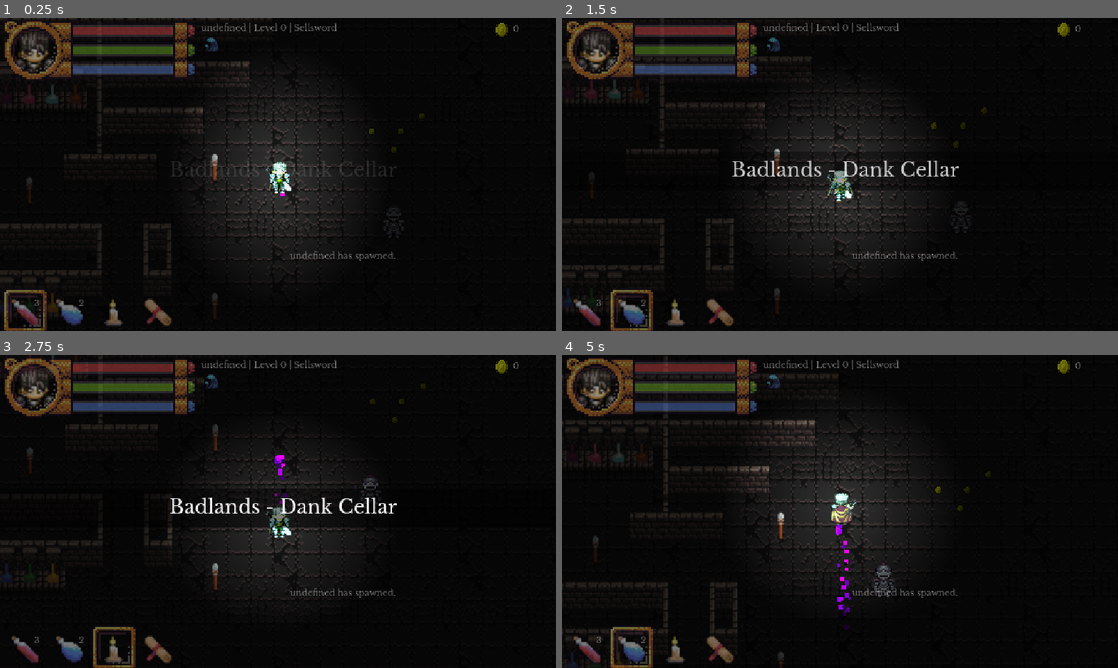
Above: before the commit, frames 1-4 (two rows, left to right).
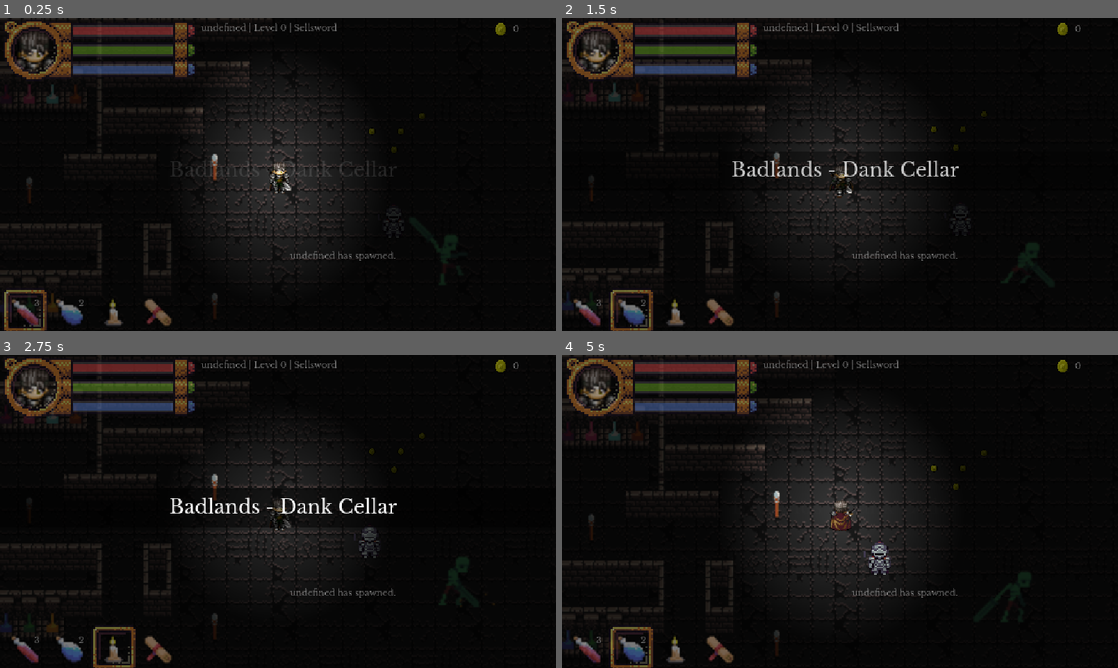
Above: after the commit, the same moments.

Repository: bbm-games/dankcryptic
Game: Godot game, scene res://game.tscn
The game is run twice, just before and just after one commit, with the same random seed, the same clock (stepped at 60 frames per second) and the same inputs. This scene is started directly instead of the project's main scene.
Inputs (mouse positions are in pixels of both pictures, inside the frame that each line leads up to):
- Up to frame 1 (0.25 s): no input
- Up to frame 2 (1.5 s): move the mouse to (962, 158) at 0.52 s; press the mouse at (962, 158) at 0.53 s; hold Right (item_right) 0.53-1.28 s; right-click (962, 158) at 0.8 s; move the mouse to (728, 190) at 1.27 s; release the mouse at (728, 190) at 1.28 s; hold S (walk_down) from 1.28 s (still down); right-click (728, 190) at 1.35 s
- Up to frame 3 (2.75 s): tap E (chat) at 1.55 s; move the mouse to (333, 442) at 2.02 s; release S (walk_down) at 2.03 s; hold Right (item_right) from 2.03 s (still down); hold E (chat) from 2.03 s (still down); click (333, 442) at 2.3 s
- Up to frame 4 (5 s): move the mouse to (812, 574) at 2.77 s; release Right (item_right) at 2.78 s; release E (chat) at 2.78 s; hold W (walk_up) 2.78-3.53 s; click (812, 574) at 2.85 s; right-click (812, 574) at 3.05 s; move the mouse to (1006, 558) at 3.52 s; hold Right mouse button (block) 3.53-4.28 s; hold Left (item_left) from 3.53 s (still down); tap E (chat) at 3.8, 4.35 s; move the mouse to (673, 464) at 4.27 s; click (673, 464) at 4.55 s

The runs differ from the first frame. In frame 1, 0.5% of the frame differs, in the area x 36-92%, y 1-85%; in frame 2, 2.8%; in frame 3, 3.6%; in frame 4, 6.0%, in the area x 0-92%, y 0-100%.

Commit message:
finally gworking on combat

Diff:
--- a/dungeon.tscn
+++ b/dungeon.tscn
@@ -9,6 +9,10 @@
 [ext_resource type="AudioStream" uid="uid://dl3p5p2c3jhh2" path="res://assets/sounds/chat.wav" id="6_q2qxw"]
 [ext_resource type="Script" path="res://goldPiece.gd" id="8_4flet"]
 [ext_resource type="Texture2D" uid="uid://c8jpbf2bhxlq6" path="res://assets/coin.png" id="8_rpth0"]
+[ext_resource type="Texture2D" uid="uid://byfym0ukednyd" path="res://assets/undead/undead_idle_sheet.png" id="11_5t43f"]
+[ext_resource type="Script" path="res://enemy.gd" id="11_hi2bv"]
+[ext_resource type="Texture2D" uid="uid://b52ysywplg4s5" path="res://assets/undead/undead_attack_sheet.png" id="12_xqjnf"]
+[ext_resource type="Texture2D" uid="uid://dwuqfcxb3u8jo" path="res://assets/undead/undead_walk_sheet.png" id="13_ykib3"]
 [ext_resource type="Texture2D" uid="uid://dtcm1ghr12nia" path="res://assets/DarkDungeon.png" id="DarkDungeon"]
 
 [sub_resource type="PhysicsMaterial" id="PhysicsMaterial_gdev4"]
@@ -395,13 +399,139 @@
 radius = 3.0
 height = 6.0
 
+[sub_resource type="Animation" id="Animation_ltjhe"]
+length = 0.001
+tracks/0/type = "value"
+tracks/0/imported = false
+tracks/0/enabled = true
+tracks/0/path = NodePath("idle:frame")
+tracks/0/interp = 1
+tracks/0/loop_wrap = true
+tracks/0/keys = {
+"times": PackedFloat32Array(0),
+"transitions": PackedFloat32Array(1),
+"update": 1,
+"values": [0]
+}
+tracks/1/type = "value"
+tracks/1/imported = false
+tracks/1/enabled = true
+tracks/1/path = NodePath("attack:frame")
+tracks/1/interp = 1
+tracks/1/loop_wrap = true
+tracks/1/keys = {
+"times": PackedFloat32Array(0),
+"transitions": PackedFloat32Array(1),
+"update": 1,
+"values": [0]
+}
+tracks/2/type = "value"
+tracks/2/imported = false
+tracks/2/enabled = true
+tracks/2/path = NodePath("walk:frame")
+tracks/2/interp = 1
+tracks/2/loop_wrap = true
+tracks/2/keys = {
+"times": PackedFloat32Array(0),
+"transitions": PackedFloat32Array(1),
+"update": 1,
+"values": [0]
+}
+tracks/3/type = "value"
+tracks/3/imported = false
+tracks/3/enabled = true
+tracks/3/path = NodePath("hitBox/CollisionShape2D:disabled")
+tracks/3/interp = 1
+tracks/3/loop_wrap = true
+tracks/3/keys = {
+"times": PackedFloat32Array(0),
+"transitions": PackedFloat32Array(1),
+"update": 1,
+"values": [false]
+}
+
+[sub_resource type="Animation" id="Animation_kg0tn"]
+resource_name = "attack"
+loop_mode = 1
+tracks/0/type = "value"
+tracks/0/imported = false
+tracks/0/enabled = true
+tracks/0/path = NodePath("attack:frame")
+tracks/0/interp = 1
+tracks/0/loop_wrap = true
+tracks/0/keys = {
+"times": PackedFloat32Array(0, 1),
+"transitions": PackedFloat32Array(1, 1),
+"update": 0,
+"values": [0, 19]
+}
+tracks/1/type = "value"
+tracks/1/imported = false
+tracks/1/enabled = true
+tracks/1/path = NodePath("hitBox/CollisionShape2D:disabled")
+tracks/1/interp = 1
+tracks/1/loop_wrap = true
+tracks/1/keys = {
+"times": PackedFloat32Array(0.4, 0.7),
+"transitions": PackedFloat32Array(1, 1),
+"update": 1,
+"values": [false, true]
+}
+
+[sub_resource type="Animation" id="Animation_23mgi"]
+resource_name = "idle"
+loop_mode = 1
+tracks/0/type = "value"
+tracks/0/imported = false
+tracks/0/enabled = true
+tracks/0/path = NodePath("idle:frame")
+tracks/0/interp = 1
+tracks/0/loop_wrap = true
+tracks/0/keys = {
+"times": PackedFloat32Array(0, 1),
+"transitions": PackedFloat32Array(1, 1),
+"update": 0,
+"values": [0, 17]
+}
+
+[sub_resource type="Animation" id="Animation_ohu8y"]
+resource_name = "walk"
+loop_mode = 1
+tracks/0/type = "value"
+tracks/0/imported = false
+tracks/0/enabled = true
+tracks/0/path = NodePath("walk:frame")
+tracks/0/interp = 1
+tracks/0/loop_wrap = true
+tracks/0/keys = {
+"times": PackedFloat32Array(0, 1),
+"transitions": PackedFloat32Array(1, 1),
+"update": 0,
+"values": [0, 19]
+}
+
+[sub_resource type="AnimationLibrary" id="AnimationLibrary_tn0ai"]
+_data = {
+"RESET": SubResource("Animation_ltjhe"),
+"attack": SubResource("Animation_kg0tn"),
+"idle": SubResource("Animation_23mgi"),
+"walk": SubResource("Animation_ohu8y")
+}
+
+[sub_resource type="RectangleShape2D" id="RectangleShape2D_1vcpq"]
+size = Vector2(14, 10)
+
+[sub_resource type="CapsuleShape2D" id="CapsuleShape2D_nntj8"]
+radius = 8.08012
+height = 33.6147
+
 [node name="Node2D" type="Node2D"]
+y_sort_enabled = true
 script = ExtResource("1_bdp4a")
 
 [node name="dungeon" type="TileMap" parent="."]
 modulate = Color(0.196078, 0.196078, 0.196078, 1)
 z_index = 1
-y_sort_enabled = true
 position = Vector2(-93, -44)
 scale = Vector2(1.5, 1.5)
 tile_set = SubResource("TileSet_0")
@@ -524,9 +654,54 @@
 scale = Vector2(0.01, 0.01)
 texture = ExtResource("8_rpth0")
 
+[node name="enemy" type="CharacterBody2D" parent="."]
+modulate = Color(0.164706, 0.164706, 0.164706, 1)
+z_index = 3
+y_sort_enabled = true
+position = Vector2(477, 268)
+scale = Vector2(2, 2)
+script = ExtResource("11_hi2bv")
+
+[node name="AnimationPlayer" type="AnimationPlayer" parent="enemy"]
+autoplay = "idle"
+libraries = {
+"": SubResource("AnimationLibrary_tn0ai")
+}
+
+[node name="idle" type="Sprite2D" parent="enemy"]
+visible = false
+position = Vector2(1, -15)
+texture = ExtResource("11_5t43f")
+hframes = 18
+
+[node name="attack" type="Sprite2D" parent="enemy"]
+position = Vector2(1, -15)
+texture = ExtResource("12_xqjnf")
+hframes = 20
+
+[node name="walk" type="Sprite2D" parent="enemy"]
+visible = false
+position = Vector2(1, -15)
+texture = ExtResource("13_ykib3")
+hframes = 20
+
+[node name="CollisionShape2D" type="CollisionShape2D" parent="enemy"]
+position = Vector2(1, -5)
+shape = SubResource("RectangleShape2D_1vcpq")
+
+[node name="hitBox" type="Area2D" parent="enemy"]
+visible = false
+collision_mask = 4
+
+[node name="CollisionShape2D" type="CollisionShape2D" parent="enemy/hitBox"]
+position = Vector2(13, -10.5)
+rotation = 2.61799
+shape = SubResource("CapsuleShape2D_nntj8")
+
 [connection signal="body_entered" from="npc1/npcBoundary" to="npc1" method="_on_npc_boundary_body_entered"]
 [connection signal="body_shape_exited" from="npc1/npcBoundary" to="npc1" method="_on_npc_boundary_body_shape_exited"]
 [connection signal="body_entered" from="goldPiece" to="goldPiece" method="_on_body_entered"]
 [connection signal="body_entered" from="goldPiece2" to="goldPiece2" method="_on_body_entered"]
 [connection signal="body_entered" from="goldPiece3" to="goldPiece3" method="_on_body_entered"]
 [connection signal="body_entered" from="goldPiece4" to="goldPiece4" method="_on_body_entered"]
+[connection signal="body_entered" from="enemy/hitBox" to="enemy" method="_on_hit_box_body_entered"]
--- /dev/null
+++ b/enemy.gd
@@ -0,0 +1,29 @@
+extends CharacterBody2D
+
+var main_game_node
+
+# Called when the node enters the scene tree for the first time.
+func _ready():
+	main_game_node = get_tree().get_root().get_node('Node2D')
+	showCertainSprite('attack')
+
+func showCertainSprite(name):
+	for child in get_children():
+		if child is Sprite2D:
+			child.hide()
+	get_node(name).show()
+	get_node('AnimationPlayer').play(name)
+
+# Called every frame. 'delta' is the elapsed time since the previous frame.
+func _process(delta):
+	pass
+
+func _physics_process(delta):
+	pass
+
+
+func _on_hit_box_body_entered(body):
+	#main_game_node.chatBoxAppend(str(body))
+	if body.has_method("take_damage"):
+		body.take_damage(20)
+	#main_game_node.chatBoxAppend('got clapped')
--- a/game.gd
+++ b/game.gd
@@ -17,6 +17,8 @@
 var health_bar_length
 var health_bar_height
 
+var health_target
+
 # player data
 var player_data
 
@@ -47,6 +49,7 @@
 var confused = false
 var block_held = false
 var attack_held = false
+var block_held_t_interval = 0
 
 var time_passed = 0.0
 var playerAnimationPlayer
@@ -157,6 +160,9 @@
 	# OPTIONAL: Give player all the armor items
 	#for item in all_armors:
 	#	player_data['inventory'].append(item['id'])
+
+	# set up this variable for smooth health bar transitions
+	health_target = player_data['current_health']
 
 	# set up the player inventory
 	update_player_inventory()
@@ -643,6 +649,7 @@
 	if event.is_action_pressed("block"):
 		if not attack_held:
 			block_held = true
+			block_held_t_interval = 0
 			get_node("player/shieldSoundPlayer").play()
 		else:
 			block_held = false
@@ -743,6 +750,8 @@
 		# show block shield
 		player_body.get_node("ShieldColorRect").show()
 		#chatBox.append_text("\n[i]Player is blocking.[/i]")
+		# start incrementing the time it's being held
+		block_held_t_interval += delta
 	else:
 		# hide block shield
 		player_body.get_node("ShieldColorRect").hide()
@@ -829,7 +838,8 @@
 	if collision_data:
 		chatBox.append_text("\n[i]Player has collided.[/i]")
 		var collider = collision_data.get_collider()
-		print(collider)
+		print("skele " + str(collider.position))
+		print("me " + str(player_body.position))
 
 		# if collision is a coin, delete the coin node and increment current gold
 		#collider.hit_coin.connect(hit_coin)
@@ -865,8 +875,13 @@
 	# redraw mana bar
 	mana_bar.set_size(Vector2(player_data['current_mana']/player_data['max_mana'] * mana_bar_length, mana_bar_height))
 
-	# redraw health bar
-	health_bar.set_size(Vector2(player_data['current_health']/player_data['max_health'] * health_bar_length, health_bar_height))
+	# redraw health bar in a smooth fashion using health target
+	var health_diff = health_target - player_data['current_health']
+	if health_diff > 0:
+		health_target -= 1
+	if health_diff < 0:
+		health_target += 1
+	health_bar.set_size(Vector2(health_target/player_data['max_health'] * health_bar_length, health_bar_height))
 
 	# natural status effect mitigation
 	# TODO: can adjust based on class
@@ -882,6 +897,19 @@
 	update_player_stats_tab()
 	update_player_summary_bar()
 
+# for removing health
+func subtractHealth(amount):
+	player_data['current_health'] -= amount
+	if player_data['current_health'] <= 0:
+		player_data['current_health'] = 0
+		player_data['is_dead'] = true
+		chatBoxAppend(player_data['name'] + " died.")
+
+
+# for when you want to output to the chatbox
+func chatBoxAppend(message):
+	chatBox.append_text("\n" + message)
+
 # for when you walk over coin
 func hit_coin():
 	# play coin collision sound
--- a/game.tscn
+++ b/game.tscn
@@ -16,13 +16,16 @@
 [ext_resource type="Shader" path="res://shield.gdshader" id="9_xiwt1"]
 [ext_resource type="AudioStream" uid="uid://dfkqxl7vx8ul2" path="res://assets/sounds/ui.wav" id="10_d3c5g"]
 [ext_resource type="Theme" uid="uid://bck6sugoxd40h" path="res://cryptic_theme.tres" id="10_kbx3o"]
+[ext_resource type="Script" path="res://player.gd" id="11_4aetu"]
 [ext_resource type="Shader" path="res://crt.gdshader" id="11_q0vo4"]
 [ext_resource type="AudioStream" uid="uid://b68m0eyu6s6gc" path="res://assets/sounds/shieldsound.wav" id="14_idgaw"]
 [ext_resource type="AudioStream" uid="uid://py6rar5tguch" path="res://assets/sounds/attacksound.wav" id="15_ewa8a"]
 [ext_resource type="Shader" path="res://fire.gdshader" id="16_5vwms"]
 [ext_resource type="AudioStream" uid="uid://v5srpkj6a8ui" path="res://assets/sounds/magic_attack.mp3" id="16_omwxg"]
 [ext_resource type="Shader" path="res://lightning.gdshader" id="17_s64by"]
+[ext_resource type="AudioStream" uid="uid://bpeyq6qhoc0s3" path="res://assets/sounds/RPG_Essentials_Free/10_Battle_SFX/15_Impact_flesh_02.wav" id="20_4wopq"]
 [ext_resource type="AudioStream" uid="uid://dpbyk5u4nr863" path="res://assets/sounds/coin.wav" id="20_e3m1t"]
+[ext_resource type="AudioStream" uid="uid://6s7thlqaga3i" path="res://assets/sounds/RPG_Essentials_Free/10_Battle_SFX/39_Block_03.wav" id="21_cbv0g"]
 
 [sub_resource type="Animation" id="Animation_lro5q"]
 length = 0.001
@@ -214,6 +217,44 @@
 shader_parameter/vignette_intensity = 0.4
 shader_parameter/vignette_opacity = 0.5
 
+[sub_resource type="Gradient" id="Gradient_4n1sk"]
+
+[sub_resource type="GradientTexture1D" id="GradientTexture1D_22ru1"]
+gradient = SubResource("Gradient_4n1sk")
+
+[sub_resource type="Gradient" id="Gradient_g51w6"]
+
+[sub_resource type="GradientTexture1D" id="GradientTexture1D_k4b0j"]
+gradient = SubResource("Gradient_g51w6")
+
+[sub_resource type="Curve" id="Curve_2uawe"]
+_data = [Vector2(0, 1), 0.0, 0.0, 0, 0, Vector2(1, 1), 0.0, 0.0, 0, 0]
+point_count = 2
+
+[sub_resource type="CurveTexture" id="CurveTexture_p8wt1"]
+curve = SubResource("Curve_2uawe")
+
+[sub_resource type="ParticleProcessMaterial" id="ParticleProcessMaterial_c0mhp"]
+emission_shape = 6
+emission_ring_axis = Vector3(0, 0, 1)
+emission_ring_height = 24.0
+emission_ring_radius = 24.0
+emission_ring_inner_radius = 23.0
+particle_flag_disable_z = true
+direction = Vector3(0, 0, 0)
+spread = 180.0
+gravity = Vector3(0, 200, 0)
+initial_velocity_min = 100.0
+initial_velocity_max = 150.0
+orbit_velocity_min = 0.0
+orbit_velocity_max = 0.0
+scale_min = 2.0
+scale_max = 2.0
+scale_curve = SubResource("CurveTexture_p8wt1")
+color = Color(1, 0.670588, 0.101961, 1)
+color_ramp = SubResource("GradientTexture1D_k4b0j")
+color_initial_ramp = SubResource("GradientTexture1D_22ru1")
+
 [sub_resource type="Animation" id="Animation_et487"]
 length = 0.001
 
@@ -331,6 +372,7 @@
 }]
 
 [node name="Node2D" type="Node2D"]
+y_sort_enabled = true
 script = ExtResource("1_o5ole")
 
 [node name="HUDLayer" type="CanvasLayer" parent="."]
@@ -671,19 +713,20 @@
 [node name="player" type="CharacterBody2D" parent="."]
 z_index = 3
 y_sort_enabled = true
-position = Vector2(297, 156)
+position = Vector2(298, 175)
 collision_layer = 7
 collision_mask = 5
-platform_wall_layers = 1
+script = ExtResource("11_4aetu")
 
 [node name="CollisionShape2D" type="CollisionShape2D" parent="player"]
 z_index = 2
-position = Vector2(1, 13.5)
+position = Vector2(0, -5.5)
 shape = SubResource("RectangleShape2D_14xon")
 debug_color = Color(0, 0.6, 0.701961, 0.419608)
 
 [node name="sprite" type="Sprite2D" parent="player"]
 modulate = Color(0.176471, 0.176471, 0.176471, 1)
+position = Vector2(-1, -19)
 scale = Vector2(0.826499, 0.670151)
 texture = ExtResource("6_ui0lc")
 hframes = 4
@@ -693,26 +736,27 @@
 position_smoothing_enabled = true
 
 [node name="PointLight2D" type="PointLight2D" parent="player"]
+position = Vector2(-1, -19)
 energy = 7.05
 texture = ExtResource("7_45vux")
 
 [node name="ShieldColorRect" type="ColorRect" parent="player"]
-visible = false
 material = SubResource("ShaderMaterial_omonw")
 anchors_preset = 8
 anchor_left = 0.5
 anchor_top = 0.5
 anchor_right = 0.5
 anchor_bottom = 0.5
-offset_left = -29.0
-offset_top = -25.0
-offset_right = 31.0
-offset_bottom = 35.0
+offset_left = -30.0
+offset_top = -44.0
+offset_right = 30.0
+offset_bottom = 16.0
 grow_horizontal = 2
 grow_vertical = 2
 
 [node name="GPUParticles2D" type="GPUParticles2D" parent="player"]
 z_index = 1
+position = Vector2(-1, -19)
 emitting = false
 process_material = SubResource("ParticleProcessMaterial_al2uw")
 
@@ -734,15 +778,15 @@
 light_mask = 0
 z_index = 1
 material = SubResource("ShaderMaterial_wgb8u")
-offset_left = -18.0
-offset_top = -19.0
-offset_right = 22.0
-offset_bottom = 21.0
+offset_left = -19.0
+offset_top = -38.0
+offset_right = 21.0
+offset_bottom = 2.0
 color = Color(1, 1, 1, 0)
 
 [node name="trail" type="GPUParticles2D" parent="player"]
 z_index = -1
-position = Vector2(1, 16)
+position = Vector2(0, -3)
 emitting = false
 amount = 30
 process_material = SubResource("ParticleProcessMaterial_y5dq8")
@@ -752,10 +796,10 @@
 visible = false
 z_index = 1
 material = SubResource("ShaderMaterial_bhjsi")
-offset_left = 21.0
-offset_top = -12.0
-offset_right = 52.0
-offset_bottom = 28.0
+offset_left = 20.0
+offset_top = -31.0
+offset_right = 51.0
+offset_bottom = 9.0
 rotation = 1.5752
 color = Color(1, 1, 1, 0)
 
@@ -763,10 +807,26 @@
 visible = false
 z_index = 3
 material = SubResource("ShaderMaterial_8mfq3")
-offset_left = -297.0
-offset_top = -156.0
-offset_right = 278.0
-offset_bottom = 170.0
+offset_left = -298.0
+offset_top = -175.0
+offset_right = 277.0
+offset_bottom = 151.0
+
+[node name="clappedSoundPlayer" type="AudioStreamPlayer" parent="player"]
+stream = ExtResource("20_4wopq")
+bus = &"Sounds"
+
+[node name="deflectSoundPlayer" type="AudioStreamPlayer" parent="player"]
+stream = ExtResource("21_cbv0g")
+bus = &"Sounds"
+
+[node name="sparks" type="GPUParticles2D" parent="player"]
+position = Vector2(0, -17)
+emitting = false
+amount = 60
+process_material = SubResource("ParticleProcessMaterial_c0mhp")
+lifetime = 0.3
+one_shot = true
 
 [node name="PlayerAnimationPlayer" type="AnimationPlayer" parent="."]
 root_node = NodePath("../player/sprite")
@@ -775,6 +835,7 @@
 }
 
 [node name="currentMap" type="Node2D" parent="."]
+y_sort_enabled = true
 
 [node name="CanvasLayer" type="CanvasLayer" parent="."]
 process_mode = 2
--- a/lore/lore.json
+++ b/lore/lore.json
@@ -19,7 +19,7 @@
 	  "statuses":{
 		 "poisoned":0.4,
 		 "burned":0.5,
-		 "drenched":2.5,
+		 "drenched":0.5,
 		 "confused":0.3,
 		 "paralyzed":0.5,
 		 "bloodless":0.4
--- /dev/null
+++ b/player.gd
@@ -0,0 +1,25 @@
+extends CharacterBody2D
+
+var main_game_node
+
+# Called when the node enters the scene tree for the first time.
+func _ready():
+	main_game_node = get_tree().get_root().get_node('Node2D')
+
+# modifies the player_data anytime damage is taken
+func take_damage(damage_val):
+	if not main_game_node.block_held:
+		main_game_node.subtractHealth(damage_val)
+		get_node('clappedSoundPlayer').play()
+	else:
+		get_node('deflectSoundPlayer').play()
+		if main_game_node.block_held_t_interval < 0.1: # deflection window
+			# deflect all damage
+			get_node('sparks').set_emitting(true)
+			pass
+		else:
+			# only partially lose health based on defense level
+			# TODO: make this better
+			main_game_node.subtractHealth(damage_val - int(GlobalVars.player_data['stats']['defense']/damage_val))
+func _physics_process(delta):
+	pass
Not shown, added: assets/sounds/RPG_Essentials_Free/10_Battle_SFX/03_Claw_03.wav.import
Not shown, added: assets/sounds/RPG_Essentials_Free/10_Battle_SFX/08_Bite_04.wav.import
Not shown, added: assets/sounds/RPG_Essentials_Free/10_Battle_SFX/15_Impact_flesh_02.wav.import
Not shown, added: assets/sounds/RPG_Essentials_Free/10_Battle_SFX/22_Slash_04.wav.import
Not shown, added: assets/sounds/RPG_Essentials_Free/10_Battle_SFX/35_Miss_Evade_02.wav.import
Not shown, added: assets/sounds/RPG_Essentials_Free/10_Battle_SFX/39_Block_03.wav.import
Not shown, added: assets/sounds/RPG_Essentials_Free/10_Battle_SFX/51_Flee_02.wav.import
Not shown, added: assets/sounds/RPG_Essentials_Free/10_Battle_SFX/55_Encounter_02.wav.import
Not shown, added: assets/sounds/RPG_Essentials_Free/10_Battle_SFX/69_Enemy_death_01.wav.import
Not shown, added: assets/sounds/RPG_Essentials_Free/10_Battle_SFX/77_flesh_02.wav.import
Not shown, added: assets/sounds/RPG_Essentials_Free/10_UI_Menu_SFX/001_Hover_01.wav.import
Not shown, added: assets/sounds/RPG_Essentials_Free/10_UI_Menu_SFX/013_Confirm_03.wav.import
(and 99 more such lines)
